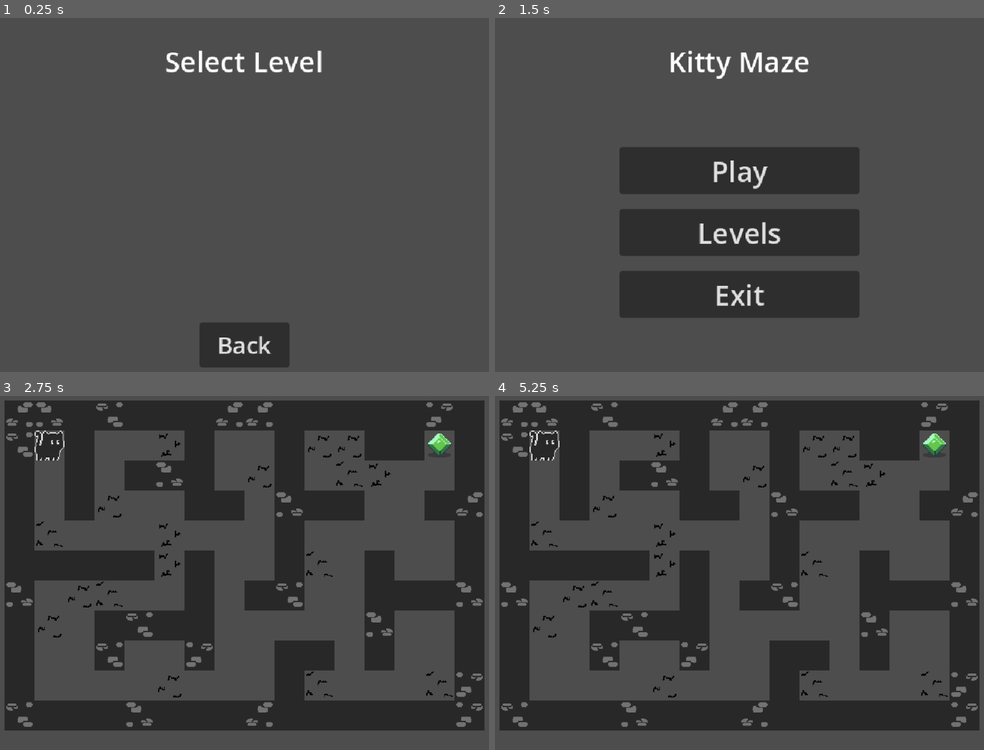
Above: before the commit, frames 1-4 (two rows, left to right).
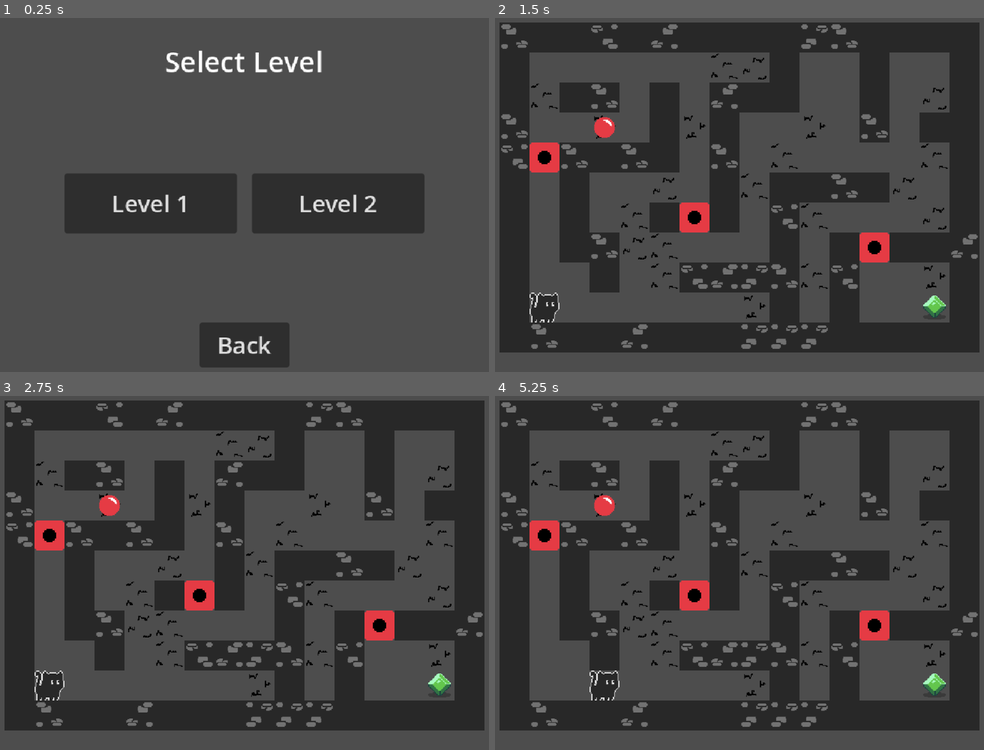
Above: after the commit, the same moments.

Repository: edshin7/Maze-Game-Godot
Game: Godot game, scene res://UI/level_select_page.tscn
The game is run twice, just before and just after one commit, with the same random seed, the same clock (stepped at 60 frames per second) and the same inputs. The project has no main scene, so this scene is started directly.
Inputs (mouse positions are in pixels of both pictures, inside the frame that each line leads up to):
- Up to frame 1 (0.25 s): no input
- Up to frame 2 (1.5 s): click (832, 202) at 0.5 s, where only the run after the commit has a clickable "Level 2"; click (739, 343) at 1.25 s, where only the run before the commit has a clickable "Back"
- Up to frame 3 (2.75 s): click (244, 548) at 2 s, where only the run before the commit has a clickable "Play"
- Up to frame 4 (5.25 s): tap Enter at 2.75, 4.25 s; hold D (move_right) 2.78-3.53 s; tap Space at 3.5, 5 s; hold S (move_down) 3.53-4.28 s; hold D (move_right) 4.28-5.03 s; hold W (move_up) from 5.03 s (still down)

The runs differ from the first frame. In frame 1, 12% of the frame differs, in the area x 13-87%, y 44-61%; in frame 2, 55%, in the area x 0-100%, y 1-95%; in frame 3, 33%; in frame 4, 33%.

Commit message:
Fourth commit for Task 5 REDONE

Diff:
--- a/UI/level_button.tscn
+++ b/UI/level_button.tscn
@@ -5,6 +5,10 @@
 [node name="LevelButton" type="Button"]
 offset_right = 8.0
 offset_bottom = 8.0
+size_flags_horizontal = 3
+size_flags_vertical = 3
+theme_override_colors/font_color = Color(0.875, 0.875, 0.875, 1)
+theme_override_font_sizes/font_size = 25
 script = ExtResource("1_l40sk")
 
 [connection signal="pressed" from="." to="." method="_on_pressed"]
--- a/UI/level_select_page.tscn
+++ b/UI/level_select_page.tscn
@@ -1,6 +1,7 @@
-[gd_scene load_steps=2 format=3 uid="uid://bpr1ack8uafwm"]
+[gd_scene load_steps=3 format=3 uid="uid://bpr1ack8uafwm"]
 
 [ext_resource type="Script" uid="uid://dlvq7fp6ovr8q" path="res://UI/level_select_page.gd" id="1_h3n13"]
+[ext_resource type="PackedScene" uid="uid://dpjuimg7m8kmi" path="res://UI/level_button.tscn" id="2_5rcwr"]
 
 [node name="LevelSelectPage" type="Control"]
 layout_mode = 3
@@ -30,8 +31,24 @@
 anchor_top = 0.5
 anchor_right = 1.0
 anchor_bottom = 0.5
+offset_left = 128.0
+offset_top = -15.5
+offset_right = -128.0
+offset_bottom = 48.5
 grow_horizontal = 2
 grow_vertical = 2
+theme_override_constants/separation = 16
+alignment = 1
+
+[node name="LevelButton" parent="LevelButtons" instance=ExtResource("2_5rcwr")]
+layout_mode = 2
+text = "Level 1"
+level_path = "res://levels/maze.tscn"
+
+[node name="LevelButton2" parent="LevelButtons" instance=ExtResource("2_5rcwr")]
+layout_mode = 2
+text = "Level 2"
+level_path = "res://levels/maze2.tscn"
 
 [node name="BackButton" type="Button" parent="."]
 layout_mode = 1
--- a/level_button.gd
+++ b/level_button.gd
@@ -1,7 +1,8 @@
+@tool
 extends Button
 class_name LevelButton
 
-@export var level_name: String = ""
+#@export var level_name: String = ""
 @export var level_path: String = ""
 
 
